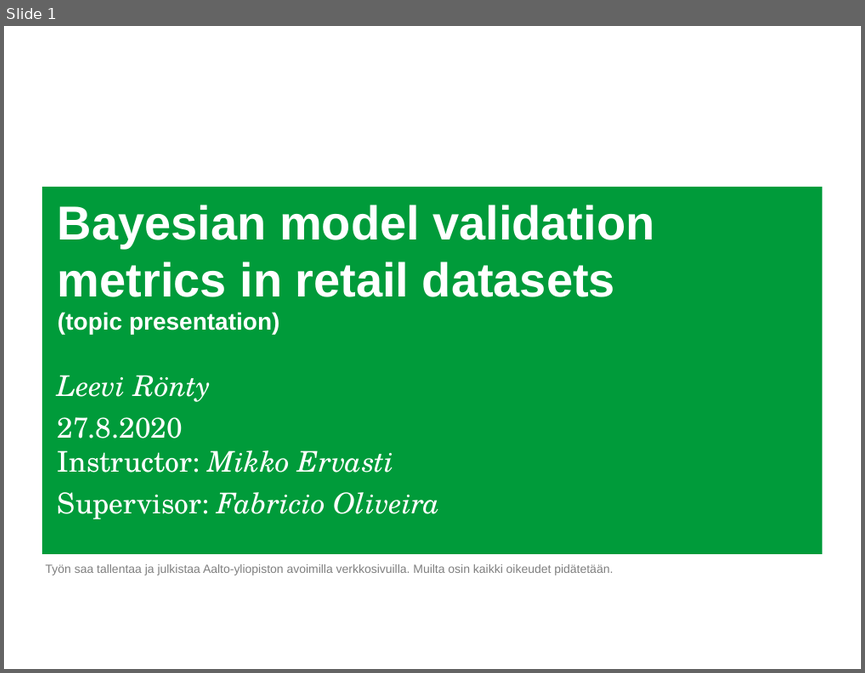
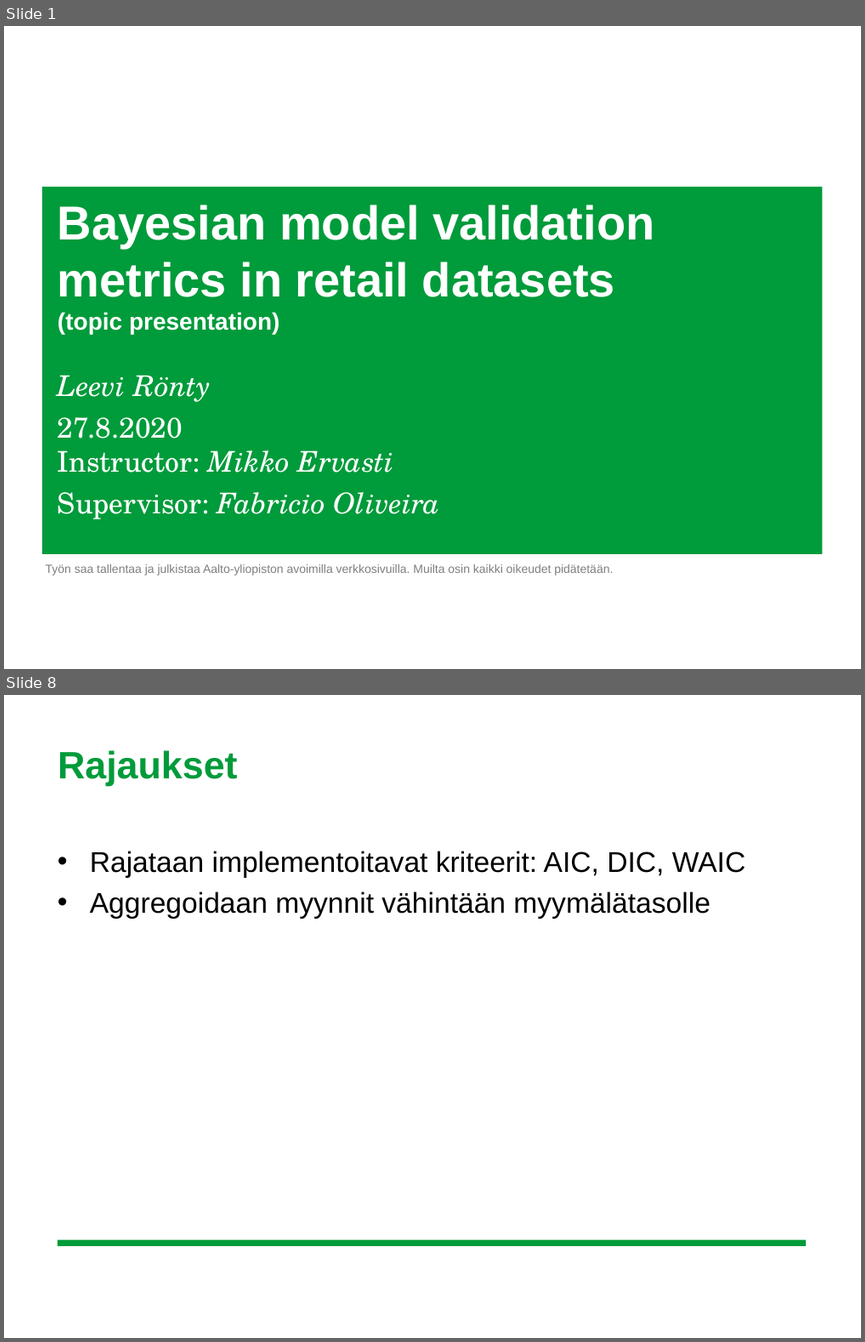
Before and after one commit to leevirontySF/BSC_thesis, a slide deck: aihepresis.ppt. Shown one above the other, each under a label of ours: slide 1 before the commit, slides 1 and 8 after it; the slides between them are not shown. The pictures are 865x673 and 865x1342 pixels, drawn with LibreOffice and Linux fonts; fonts in the diff are those of the drawing; background and template pictures are left out. Boxes give left, top, right and bottom in pixels: in the first picture for what was removed or moved away, otherwise in the second. Text is boxed around its words. In the diff, an @@ line names an element or a change of style, - is before the commit and + after.

```diff
--- a/aihepresis.ppt
+++ b/aihepresis.ppt
@@ slide 8 added at <box>4,695,861,1338</box>, background #FFFFFF @@
@@ title added at <box>58,750,238,786</box>, 32 pt, text #009B3A, bold @@
+Rajaukset
@@ text added at <box>90,851,745,919</box>, 24 pt, text #000000 @@
+• Rajataan implementoitavat kriteerit: AIC, DIC, WAIC
+• Aggregoidaan myynnit vähintään myymälätasolle
@@ rectangle added at <box>58,1240,806,1246</box>, fill #009B3A @@
```
Also in this commit, not shown: 8 slides changed, 6 other slides added, 2 slides removed.
